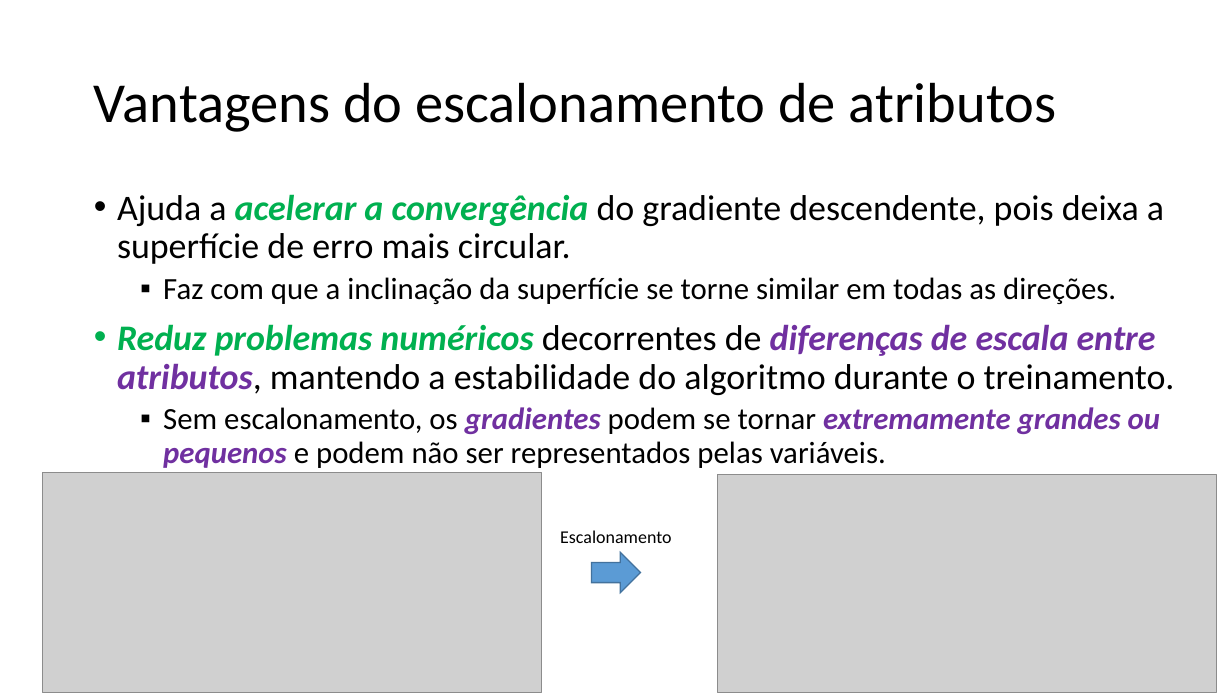
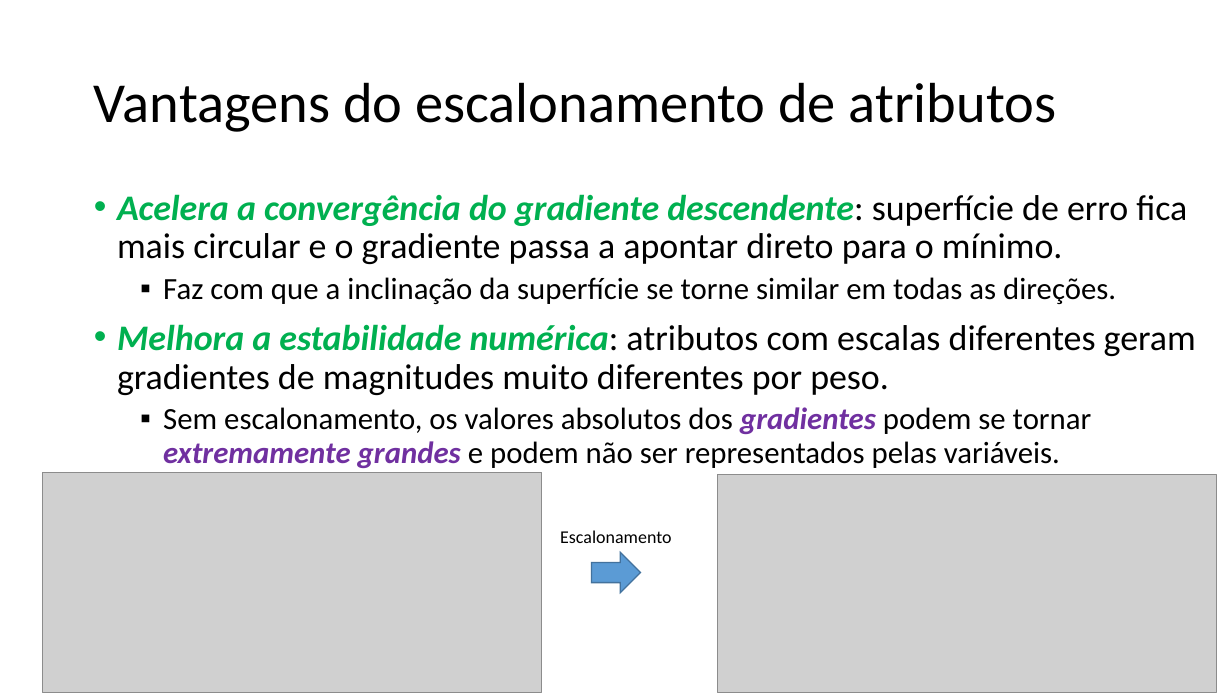
Before and after one commit to zz4fap/t319_aprendizado_de_maquina, a slide deck: slide 11 of slides/T319_Regressão_Linear (Parte IV).pptx. Drawn at 1232x693 pixels with LibreOffice and Linux fonts; fonts in the diff are those of the drawing; grey boxes stand for pictures. Boxes give left, top, right and bottom in pixels: in the first picture for what was removed or moved away, otherwise in the second. Text is boxed around its words. In the diff, an @@ line names an element or a change of style, - is before the commit and + after.

Commit message:
update of slides

```diff
--- a/slides/T319_Regressão_Linear (Parte IV).pptx
+++ b/slides/T319_Regressão_Linear (Parte IV).pptx
@@ text at (117, 194, 1187, 264): text changed @@
-• Ajuda a acelerar a convergência do gradiente descendente, pois deixa a superfície de erro mais circular.
+• Acelera a convergência do gradiente descendente: superfície de erro fica mais circular e o gradiente passa a apontar direto para o mínimo.
@@ text at (117, 324, 1196, 468): text changed; size 28 to 24 pt @@
-• Reduz problemas numéricos decorrentes de diferenças de escala entre atributos, mantendo a estabilidade do algoritmo durante o treinamento.
-  ▪ Sem escalonamento, os gradientes podem se tornar extremamente grandes ou pequenos e podem não ser representados pelas variáveis.
+• Melhora a estabilidade numérica: atributos com escalas diferentes geram gradientes de magnitudes muito diferentes por peso.
+  ▪ Sem escalonamento, os valores absolutos dos gradientes podem se tornar extremamente grandes e podem não ser representados pelas variáveis.
```
Also in this commit, not shown: 7 other slides changed, 1 other file.
